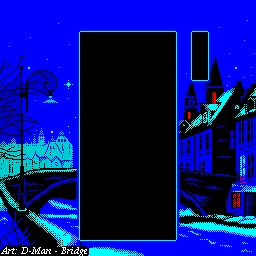
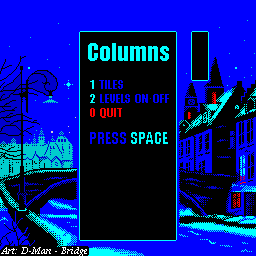
Two versions of the same layered image (256 x 256). Layer-by-layer changes:
painted on "image3.png" over (61, 43, 169, 248)
